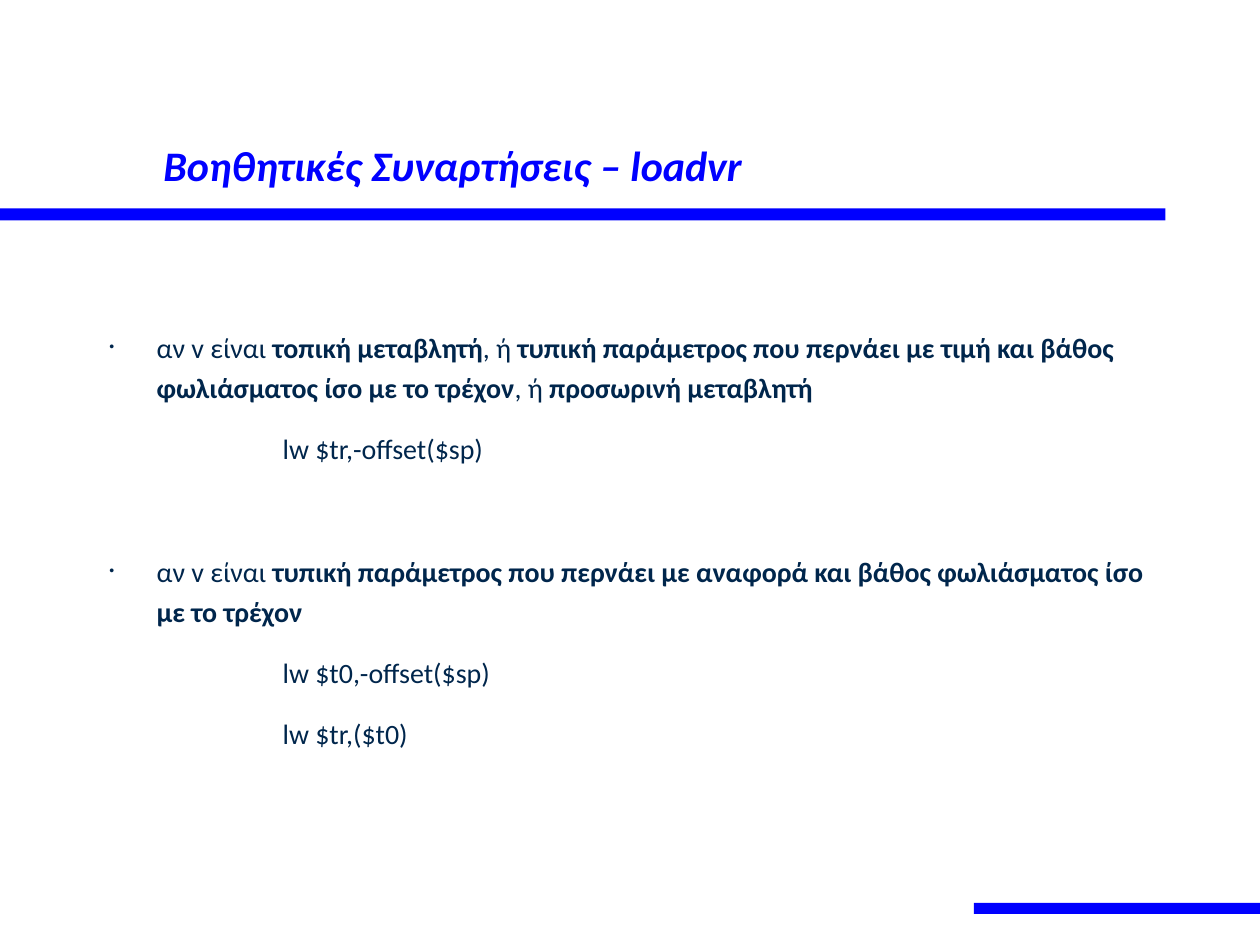
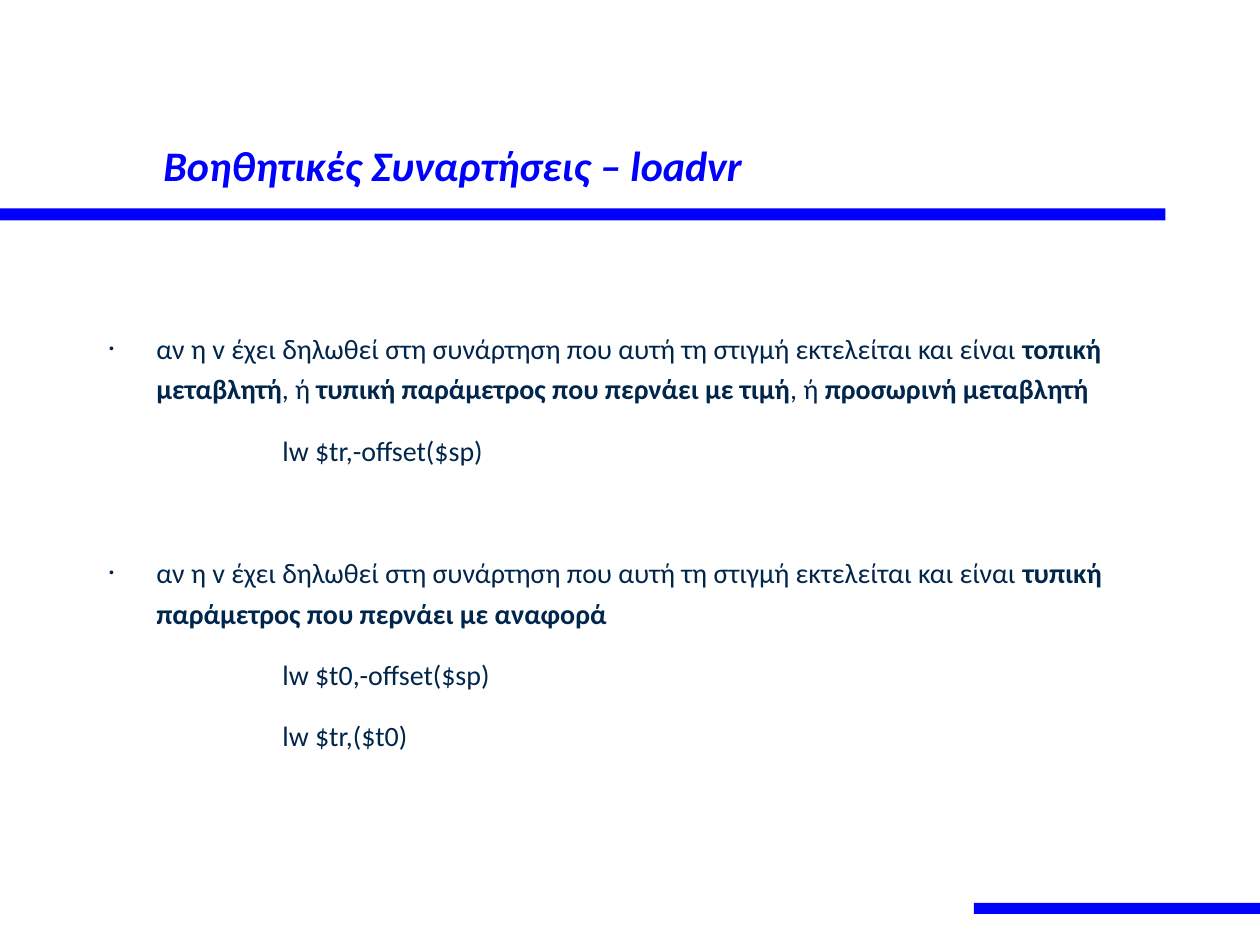
Before and after one commit to ketoglou/mlc, a slide deck: slide 18 of documents/course/Παραγωγή Τελικού Κώδικα.pptx. Drawn at 1260x945 pixels with LibreOffice and Linux fonts; fonts in the diff are those of the drawing. Boxes give left, top, right and bottom in pixels: in the first picture for what was removed or moved away, otherwise in the second. Text is boxed around its words. In the diff, an @@ line names an element or a change of style, - is before the commit and + after.

```diff
--- a/documents/course/Παραγωγή Τελικού Κώδικα.pptx
+++ b/documents/course/Παραγωγή Τελικού Κώδικα.pptx
@@ text at box(156, 339, 1101, 404): text changed @@
-• αν v είναι τοπική μεταβλητή, ή τυπική παράμετρος που περνάει με τιμή και βάθος φωλιάσματος ίσο με το τρέχον, ή προσωρινή μεταβλητή
+• αν η v έχει δηλωθεί στη συνάρτηση που αυτή τη στιγμή εκτελείται και είναι τοπική μεταβλητή, ή τυπική παράμετρος που περνάει με τιμή, ή προσωρινή μεταβλητή
@@ text at box(156, 563, 1102, 629): text changed; bold off @@
-• αν v είναι τυπική παράμετρος που περνάει με αναφορά και βάθος φωλιάσματος ίσο με το τρέχον
+• αν η v έχει δηλωθεί στη συνάρτηση που αυτή τη στιγμή εκτελείται και είναι τυπική παράμετρος που περνάει με αναφορά
```
Also in this commit, not shown: 12 other slides changed, 11 other files.
